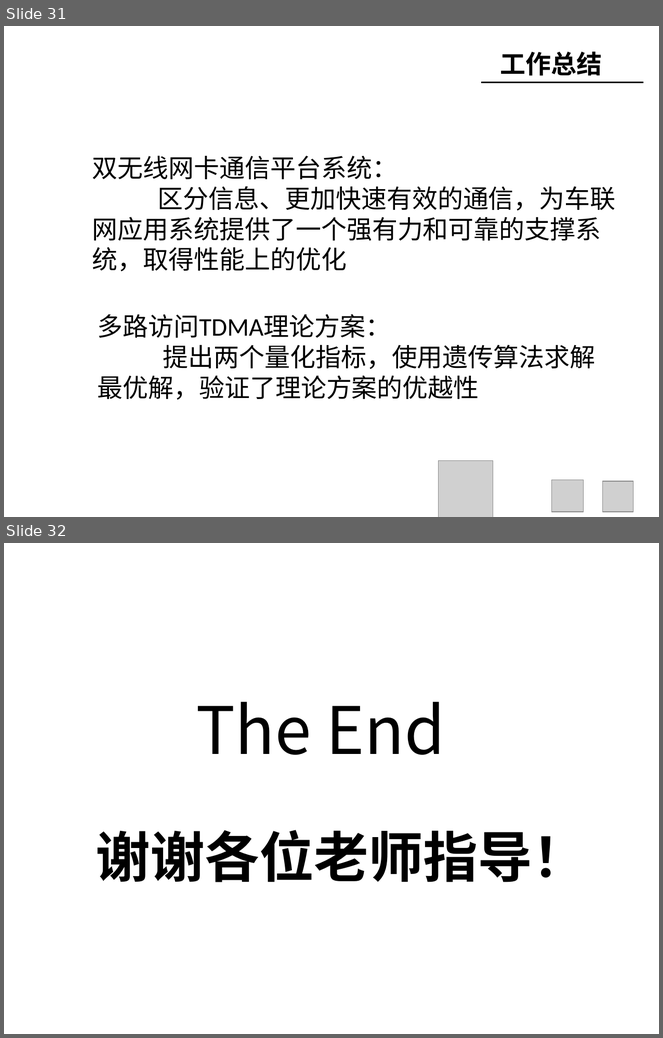
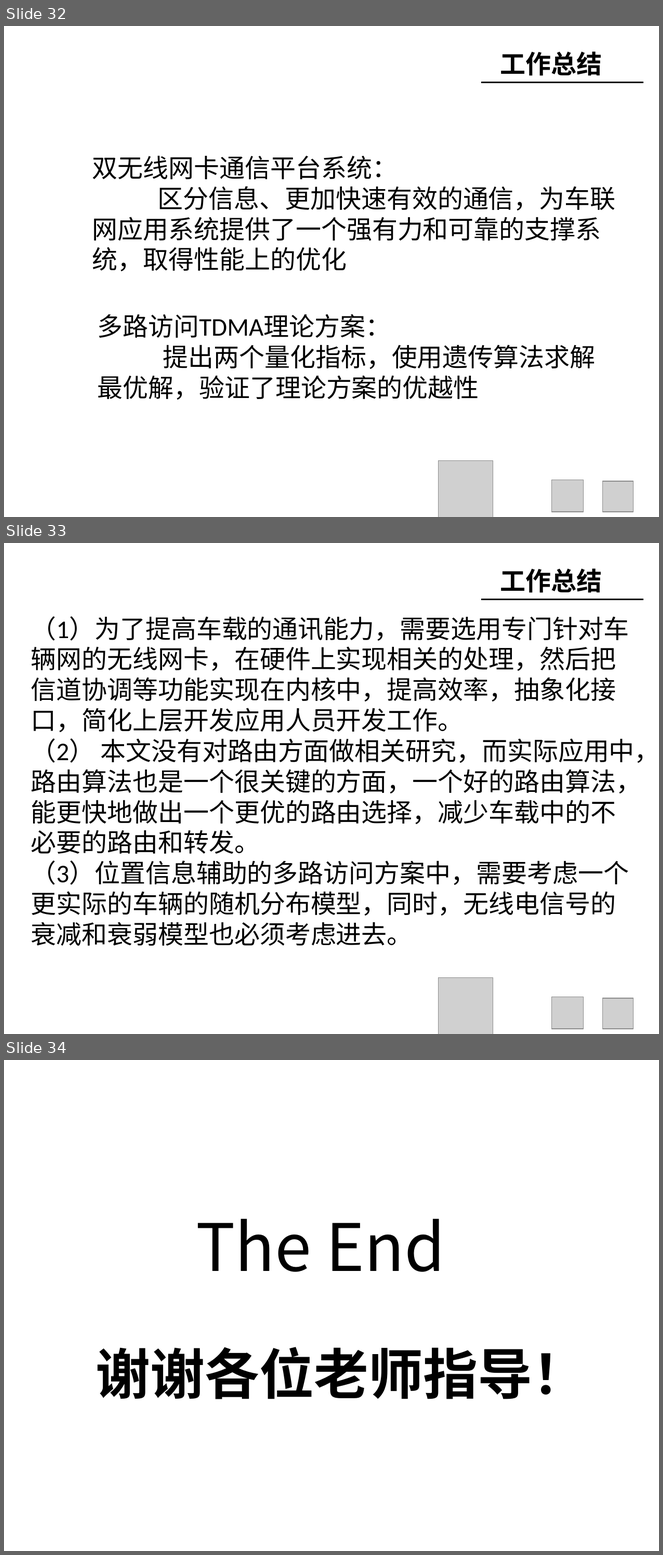
Before and after one commit to chenqinb/thesis2, a slide deck: PPT/陈钦波答辩ppt.pptx. Shown one above the other, each under a label of ours: slides 31 and 32 before the commit, slides 32, 33 and 34 after it. The pictures are 663x1038 and 663x1555 pixels, drawn with LibreOffice and Linux fonts; fonts in the diff are those of the drawing; grey boxes stand for pictures; background and template pictures are left out. Boxes give left, top, right and bottom in pixels: in the first picture for what was removed or moved away, otherwise in the second. Text is boxed around its words. In the diff, an @@ line names an element or a change of style, - is before the commit and + after.

```diff
--- a/PPT/陈钦波答辩ppt.pptx
+++ b/PPT/陈钦波答辩ppt.pptx
@@ slide 33 added at <box>4,543,659,1034</box>, background picture (left out) @@
@@ text added at <box>501,568,603,593</box>, 28 pt, text #000000, bold @@
+工作总结
@@ line added from (481, 599) to (644, 599), #000000 2 pt @@
@@ text added at <box>31,616,659,946</box>, 28 pt, text #000000 @@
+（1）为了提高车载的通讯能力，需要选用专门针对车辆网的无线网卡，在硬件上实现相关的处理，然后把信道协调等功能实现在内核中，提高效率，抽象化接口，简化上层开发应用人员开发工作。
+（2） 本文没有对路由方面做相关研究，而实际应用中，路由算法也是一个很关键的方面，一个好的路由算法，能更快地做出一个更优的路由选择，减少车载中的不必要的路由和转发。
+（3）位置信息辅助的多路访问方案中，需要考虑一个更实际的车辆的随机分布模型，同时，无线电信号的衰减和衰弱模型也必须考虑进去。
@@ text added at <box>31,891,616,916</box>, 20 pt, text #FFFFFF, bold @@
+车载环境下媒体接入控制协议优化设计
@@ picture added at <box>438,978,493,1034</box> @@
@@ picture added at <box>552,997,584,1029</box> @@
@@ picture added at <box>603,999,634,1029</box> @@
@@ what was slide 31 is now slide 32 @@
@@ what was slide 32 is now slide 34 @@
```
Also in this commit, not shown: 1 slide changed, 1 other slide added, 6 other files.
